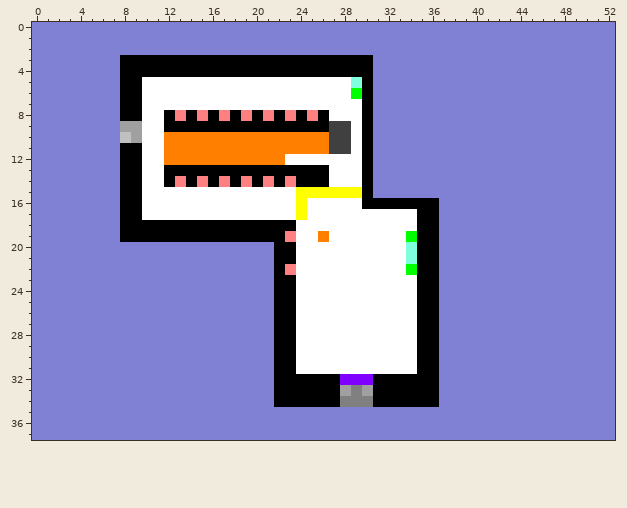
One commit to this pixel-art sprite: assets/level_5.png. That is the earlier state.
The file is 53x38 pixels.
The same view after the edit:
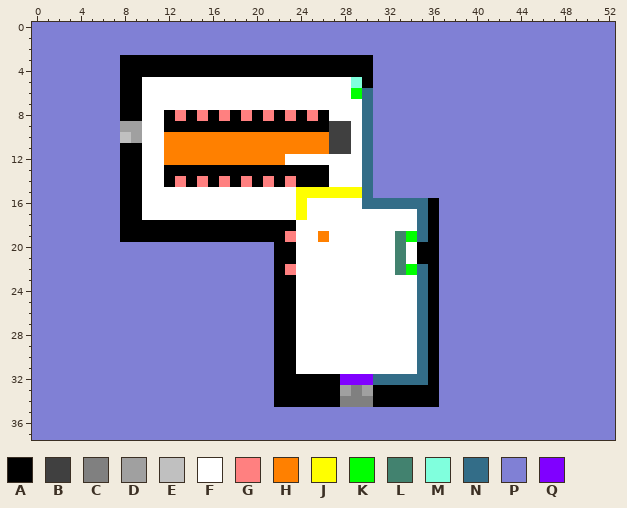
Palette (. is transparent): A #000000  B #404040  C #808080  D #a0a0a0  E #c0c0c0  F #ffffff  G #ff8080  H #ff8000  J #ffff00  K #00ff00  L #42826f  M #80ffdd  N #336d88  P #8080d5  Q #8000ff
Diff:
@@ x 28..37 @@
  5 FMAPPPPPPP
- 6 FKAPPPPPPP
- 7 FFAPPPPPPP
- 8 FFAPPPPPPP
- 9 BFAPPPPPPP
-10 BFAPPPPPPP
-11 BFAPPPPPPP
-12 FFAPPPPPPP
-13 FFAPPPPPPP
-14 FFAPPPPPPP
-15 JJAPPPPPPP
-16 FFAAAAAAAP
-17 FFFFFFFAAP
-18 FFFFFFFAAP
-19 FFFFFFKAAP
-20 FFFFFFMAAP
-21 FFFFFFMAAP
-22 FFFFFFKAAP
-23 FFFFFFFAAP
-24 FFFFFFFAAP
-25 FFFFFFFAAP
-26 FFFFFFFAAP
-27 FFFFFFFAAP
-28 FFFFFFFAAP
-29 FFFFFFFAAP
-30 FFFFFFFAAP
-31 FFFFFFFAAP
-32 QQQAAAAAAP
+ 6 FKNPPPPPPP
+ 7 FFNPPPPPPP
+ 8 FFNPPPPPPP
+ 9 BFNPPPPPPP
+10 BFNPPPPPPP
+11 BFNPPPPPPP
+12 FFNPPPPPPP
+13 FFNPPPPPPP
+14 FFNPPPPPPP
+15 JJNPPPPPPP
+16 FFNNNNNNAP
+17 FFFFFFFNAP
+18 FFFFFFFNAP
+19 FFFFFLKNAP
+20 FFFFFLFAAP
+21 FFFFFLFAAP
+22 FFFFFLKNAP
+23 FFFFFFFNAP
+24 FFFFFFFNAP
+25 FFFFFFFNAP
+26 FFFFFFFNAP
+27 FFFFFFFNAP
+28 FFFFFFFNAP
+29 FFFFFFFNAP
+30 FFFFFFFNAP
+31 FFFFFFFNAP
+32 QQQNNNNNAP
 33 DCDAAAAAAP
